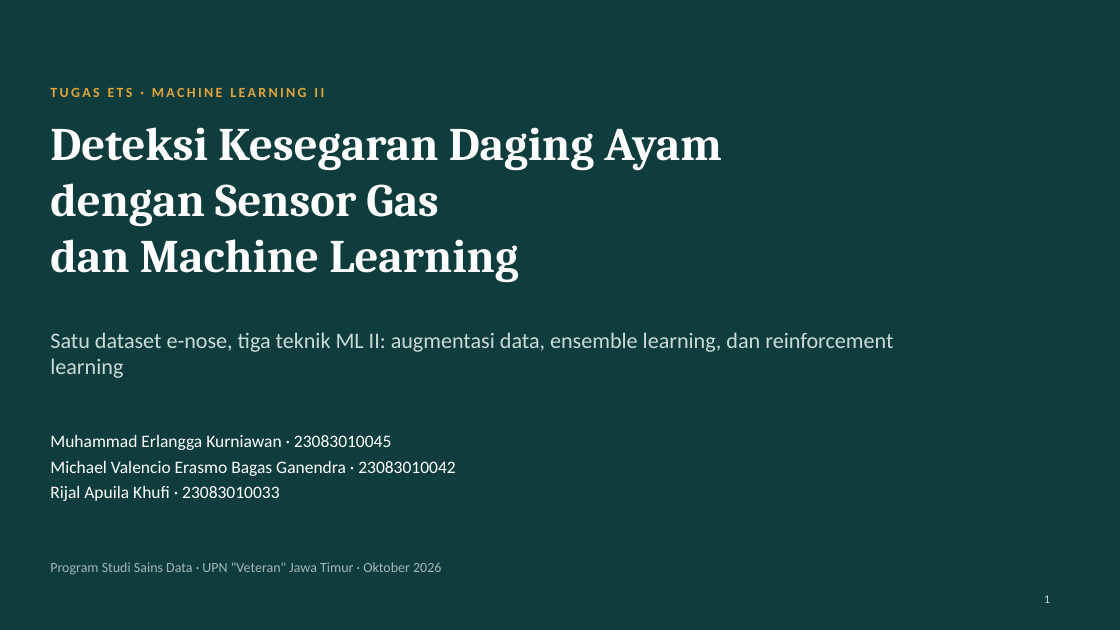
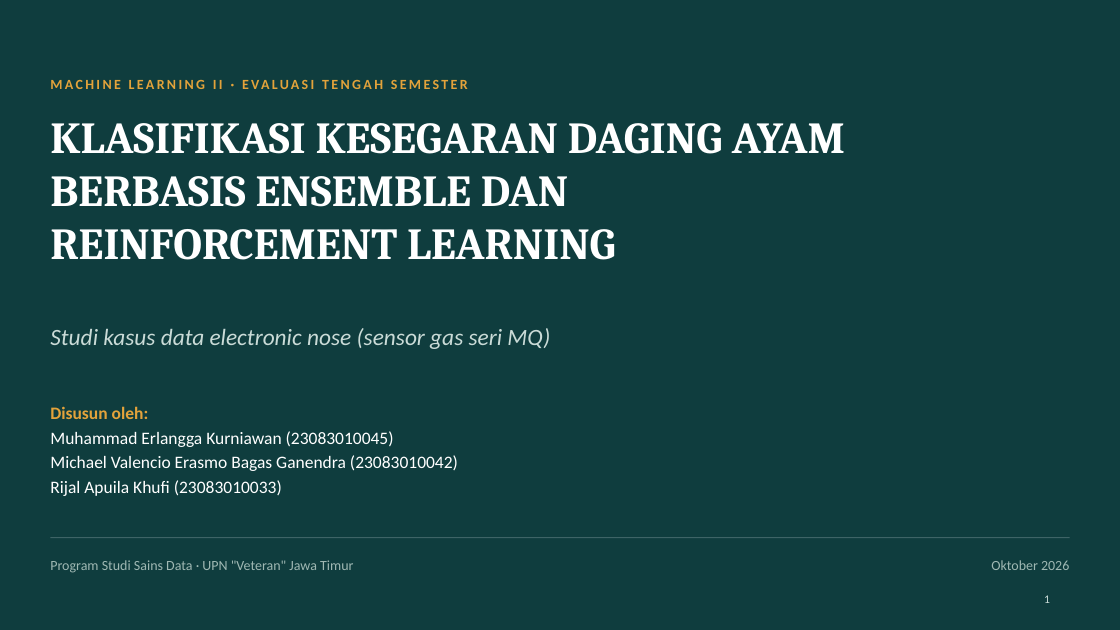
Before and after one commit to MuhammadErlanggaKurniawan/ets-ml2-kelompok, a slide deck: slide 1 of deck/ETS_ML2_Kesegaran_Ayam.pptx. Drawn at 1120x630 pixels with LibreOffice and Linux fonts; fonts in the diff are those of the drawing. Boxes give left, top, right and bottom in pixels: in the first picture for what was removed or moved away, otherwise in the second. Text is boxed around its words. In the diff, an @@ line names an element or a change of style, - is before the commit and + after.

```diff
--- a/deck/ETS_ML2_Kesegaran_Ayam.pptx
+++ b/deck/ETS_ML2_Kesegaran_Ayam.pptx
@@ text at <box>50,123,845,260</box>: text changed; size 40 to 38 pt @@
-Deteksi Kesegaran Daging Ayam
-dengan Sensor Gas
-dan Machine Learning
+KLASIFIKASI KESEGARAN DAGING AYAM
+BERBASIS ENSEMBLE DAN
+REINFORCEMENT LEARNING
@@ text at <box>407,229,616,260</box>: text changed @@
-TUGAS ETS · MACHINE LEARNING II
+MACHINE LEARNING II · EVALUASI TENGAH SEMESTER
@@ text at <box>50,328,550,349</box>: text changed; size 19 to 20 pt; italic on @@
-Satu dataset e-nose, tiga teknik ML II: augmentasi data, ensemble learning, dan reinforcement learning
+Studi kasus data electronic nose (sensor gas seri MQ)
@@ text at <box>50,406,458,496</box>: text changed @@
-Muhammad Erlangga Kurniawan · 23083010045
-Michael Valencio Erasmo Bagas Ganendra · 23083010042
-Rijal Apuila Khufi · 23083010033
+Disusun oleh:
+Muhammad Erlangga Kurniawan (23083010045)
+Michael Valencio Erasmo Bagas Ganendra (23083010042)
+Rijal Apuila Khufi (23083010033)
@@ line added from (50, 538) to (1070, 538), #3E6466 1 pt @@
@@ text at <box>50,560,353,573</box>: text changed @@
-Program Studi Sains Data · UPN "Veteran" Jawa Timur · Oktober 2026
+Program Studi Sains Data · UPN "Veteran" Jawa Timur
@@ text added at <box>991,560,1069,570</box>, 12 pt, text #9FB8B3 @@
+Oktober 2026
```
Also in this commit, not shown: 2 other slides changed, 17 slides added, 9 slides removed, 14 other files.
